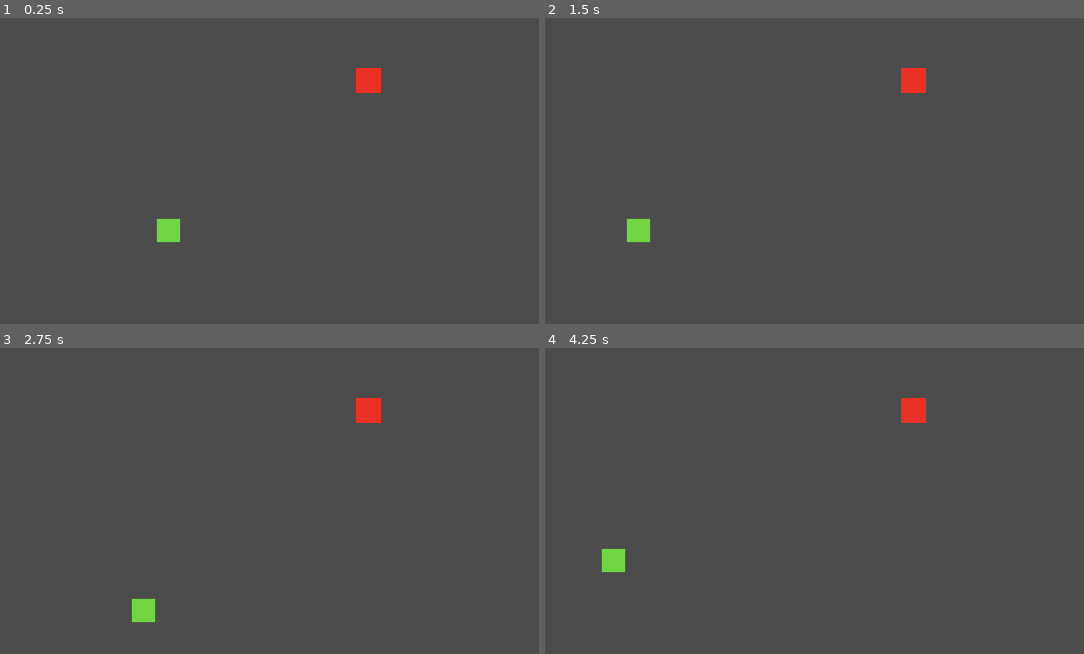
Above: before the commit, frames 1-4 (two rows, left to right).
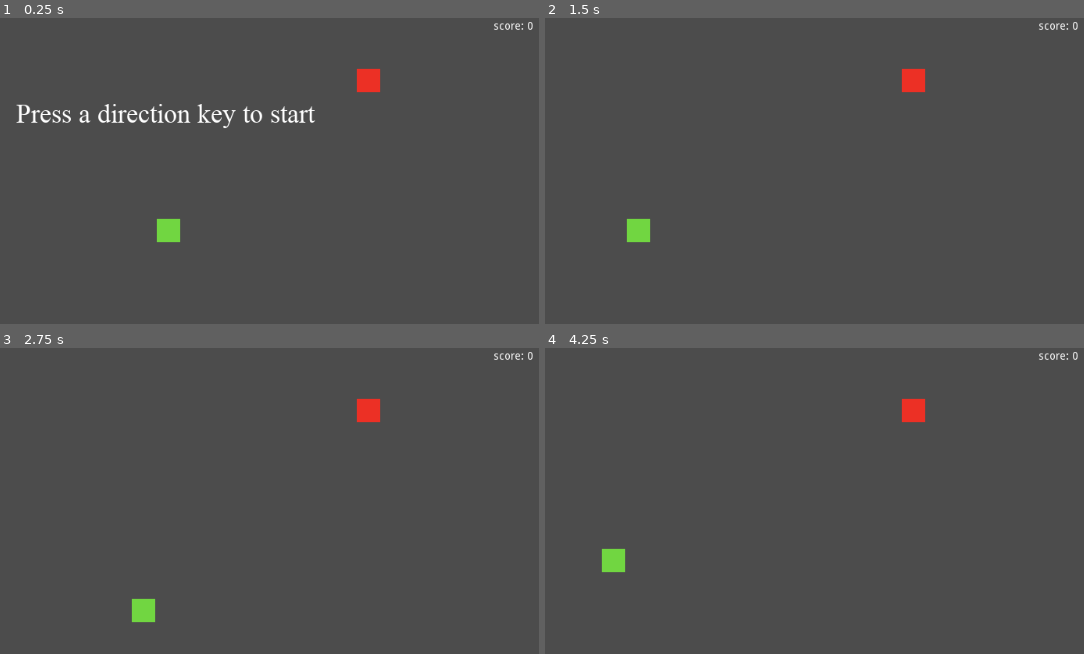
Above: after the commit, the same moments.

Repository: Jefferson023/cobra_game
Game: Godot game, scene res://game.tscn
Same seed, same stepped clock (60 frames per second), same inputs: the game is played once before the commit and once after it.
Inputs:
- Up to frame 1 (0.25 s): no input
- Up to frame 2 (1.5 s): tap A (ui_left) at 0.5 s; hold D (ui_right) 0.53-1.28 s; tap Space at 1.25 s; hold S (ui_down) from 1.28 s (still down)
- Up to frame 3 (2.75 s): release S (ui_down) at 2.03 s; hold D (ui_right) from 2.03 s (still down)
- Up to frame 4 (4.25 s): release D (ui_right) at 2.78 s; hold W (ui_up) 2.78-3.53 s; hold A (ui_left) from 3.53 s (still down)

The runs differ from the first frame. In frame 1, 1.3% of the frame differs, in the area x 2-99%, y 1-36%; in frame 2, 0.2%; in frame 3, 0.2%; in frame 4, 0.2%.

Commit message:
labels adicionados, faltando apenas o sistema de colisão e refatorar

Diff:
--- a/game.tscn
+++ b/game.tscn
@@ -1,11 +1,16 @@
-[gd_scene load_steps=6 format=2]
+[gd_scene load_steps=8 format=2]
 
 [ext_resource path="res://scripts/snake.gd" type="Script" id=1]
 [ext_resource path="res://sprites/snake_sprite.png" type="Texture" id=2]
 [ext_resource path="res://scripts/head_snake.gd" type="Script" id=3]
 [ext_resource path="res://scripts/game.gd" type="Script" id=4]
+[ext_resource path="res://times-new-roman.ttf" type="DynamicFontData" id=5]
 
 [sub_resource type="RectangleShape2D" id=1]
+
+[sub_resource type="DynamicFont" id=2]
+size = 34
+font_data = ExtResource( 5 )
 
 [node name="game" type="Node2D"]
 script = ExtResource( 4 )
@@ -24,10 +29,31 @@
 scale = Vector2( 1.5, 1.5 )
 shape = SubResource( 1 )
 
-[node name="Timer" type="Timer" parent="."]
+[node name="move_timer" type="Timer" parent="."]
 wait_time = 0.326
 autostart = true
+
+[node name="score" type="Label" parent="."]
+margin_left = 944.0
+margin_top = 4.0
+margin_right = 984.0
+margin_bottom = 18.0
+__meta__ = {
+"_edit_use_anchors_": false
+}
+
+[node name="welcome_msg" type="Label" parent="."]
+margin_left = 333.371
+margin_top = 103.266
+margin_right = 715.371
+margin_bottom = 142.266
+custom_fonts/font = SubResource( 2 )
+text = "Press a direction key to start"
+align = 1
+__meta__ = {
+"_edit_use_anchors_": false
+}
 [connection signal="grow_snake" from="." to="snake" method="_on_game_grow_snake"]
 [connection signal="area_shape_entered" from="snake/head" to="." method="_on_head_area_shape_entered"]
 [connection signal="move" from="snake/head" to="snake" method="_on_head_move"]
-[connection signal="timeout" from="Timer" to="snake/head" method="_on_Timer_timeout"]
+[connection signal="timeout" from="move_timer" to="snake/head" method="_on_Timer_timeout"]
--- a/scripts/game.gd
+++ b/scripts/game.gd
@@ -4,13 +4,22 @@
 var food = null
 var rng = RandomNumberGenerator.new()
 signal grow_snake
+var actual_score = 0
+var last_score = 0
 
 func _ready():
+	$score.text = "score: " + str(actual_score)
 	erase_and_show_food()
+
+func _process(delta):
+	if (Input.is_action_just_pressed("ui_left") or Input.is_action_just_pressed("ui_right")
+	or Input.is_action_just_pressed("ui_up") or Input.is_action_just_pressed("ui_down")):
+		if ($welcome_msg != null):
+			$welcome_msg.queue_free()
 
 func erase_and_show_food():
 	if (food != null):
-		food.free()
+		food.queue_free()
 	food = food_scene.instance()
 	food.position = select_random_position_food()
 	add_child(food)
@@ -25,8 +34,9 @@
 
 func _on_head_area_shape_entered(area_id, area, area_shape, self_shape):
 	if (food.get_instance_id() == area_id):
+		emit_signal("grow_snake")
 		erase_and_show_food()
-		#aumentar os pontos
-		emit_signal("grow_snake")
+		actual_score += 1
+		$score.text = "score: " + str(actual_score)
 	else:
-		print("colidiu com o corpo")
+		pass
--- a/scripts/snake.gd
+++ b/scripts/snake.gd
@@ -3,6 +3,7 @@
 signal move_body
 const body_scene = preload("res://body.tscn")
 var occupied_positions = []
+var move_end = true
 
 func _ready():
 	pass
@@ -12,13 +13,15 @@
 	var max_rows = head.get_max_rows()
 	var max_cols = head.get_max_columns()
 	var free_positions = []
-
+	while (move_end == false):
+		print("entrou")
 	for col in range(0, max_cols):
 		for row in range(0, max_rows):
 			var cell_pos = Vector2(col, row)
 			var search = occupied_positions.find(cell_pos)
 			if (search == -1):
 				free_positions.append(cell_pos)
+	move_end = false
 	return free_positions
 
 func get_cell_pos(free_cell_pos):
@@ -38,7 +41,7 @@
 
 		var cell_position = child.get_cell_pos()
 		occupied_positions.append((cell_position))
-
+	move_end = true
 func _on_game_grow_snake():
 	var body_part = body_scene.instance()
 	var last_body_part = get_child(get_child_count()-1)
Binary file changed: sprites/food_sprite.png
Binary file added: times-new-roman.ttf
